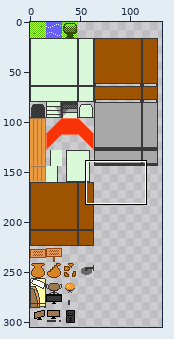
Edited in one commit: sprite sheet (asset/texture/terrain_simple.png). Above: a wide view before the commit, with the close-up outlined.
Close-up. Before:
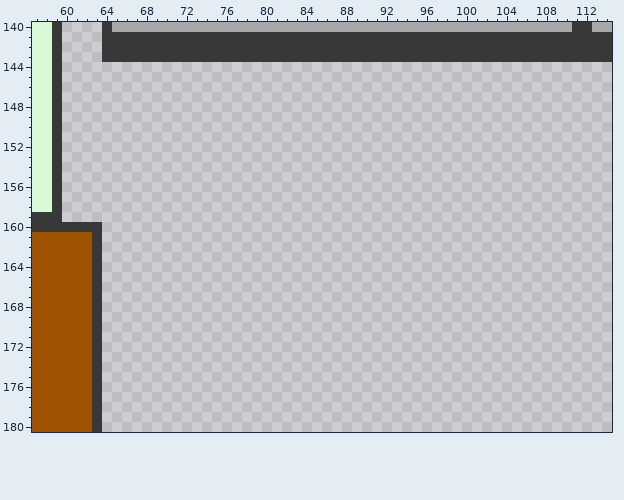
The file is 320x320 pixels. Colours within 5 levels of each other are drawn and written as one. Shown: x 57..114, y 140..180. The wide view leaves out empty margins.
Now the later version:
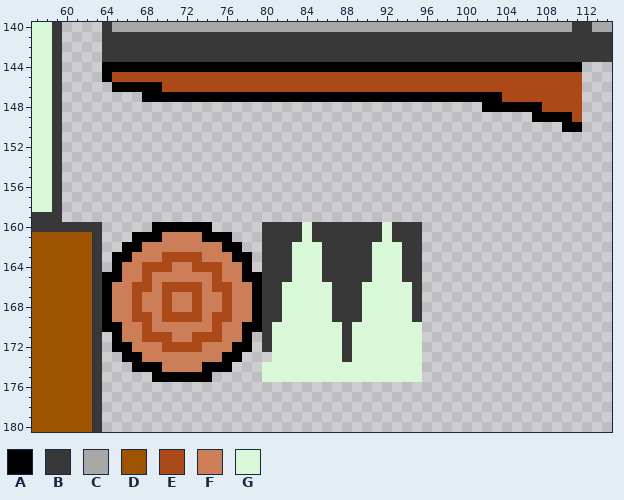
Palette (. is transparent): A #000000  B #383838  C #a8a8a8  D #9d5300  E #ab4919  F #cc7e58  G #d8f8d8
The edit:
@@ x 57..114 @@
 143 GGB....BBBBBBBBBBBBBBBBBBBBBBBBBBBBBBBBBBBBBBBBBBBBBBBBBBB
-144 GGB.......................................................
-145 GGB.......................................................
-146 GGB.......................................................
-147 GGB.......................................................
-148 GGB.......................................................
-149 GGB.......................................................
-150 GGB.......................................................
+144 GGB....AAAAAAAAAAAAAAAAAAAAAAAAAAAAAAAAAAAAAAAAAAAAAAAA...
+145 GGB....AEEEEEEEEEEEEEEEEEEEEEEEEEEEEEEEEEEEEEEEEEEEEEEE...
+146 GGB.....AAAAAEEEEEEEEEEEEEEEEEEEEEEEEEEEEEEEEEEEEEEEEEE...
+147 GGB........AAAAAAAAAAAAAAAAAAAAAAAAAAAAAAAAAAAAEEEEEEEE...
+148 GGB..........................................AAAAAAEEEE...
+149 GGB...............................................AAAAE...
+150 GGB..................................................AA...
 151 GGB.......................................................
@@ x 62..97 @@
 159 ....................................
-160 BB..................................
-161 DB..................................
-162 DB..................................
-163 DB..................................
-164 DB..................................
-165 DB..................................
-166 DB..................................
-167 DB..................................
-168 DB..................................
-169 DB..................................
-170 DB..................................
-171 DB..................................
-172 DB..................................
-173 DB..................................
-174 DB..................................
-175 DB..................................
+160 BB.....AAAAAA.....BBBBGBBBBBBBGBBB..
+161 DB...AAAFFFFAAA...BBBBGBBBBBBBGBBB..
+162 DB..AAFFFFFFFFAA..BBBGGGBBBBBGGGBB..
+163 DB.AAFFFEEEEFFFAA.BBBGGGBBBBBGGGBB..
+164 DB.AFFEEEFFEEEFFA.BBBGGGBBBBBGGGBB..
+165 DBAAFFEFFFFFFEFFAABBBGGGBBBBBGGGBB..
+166 DBAFFEEFEEEEFEEFFABBGGGGGBBBGGGGGB..
+167 DBAFFEFFEFFEFFEFFABBGGGGGBBBGGGGGB..
+168 DBAFFEFFEFFEFFEFFABBGGGGGBBBGGGGGB..
+169 DBAFFEEFEEEEFEEFFABBGGGGGBBBGGGGGB..
+170 DBAAFFEFFFFFFEFFAABGGGGGGGBGGGGGGG..
+171 DB.AFFEEEFFEEEFFA.BGGGGGGGBGGGGGGG..
+172 DB.AAFFFEEEEFFFAA.BGGGGGGGBGGGGGGG..
+173 DB..AAFFFFFFFFAA...GGGGGGGBGGGGGGG..
+174 DB...AAAFFFFAAA...GGGGGGGGGGGGGGGG..
+175 DB.....AAAAAA.....GGGGGGGGGGGGGGGG..
 176 DB..................................
